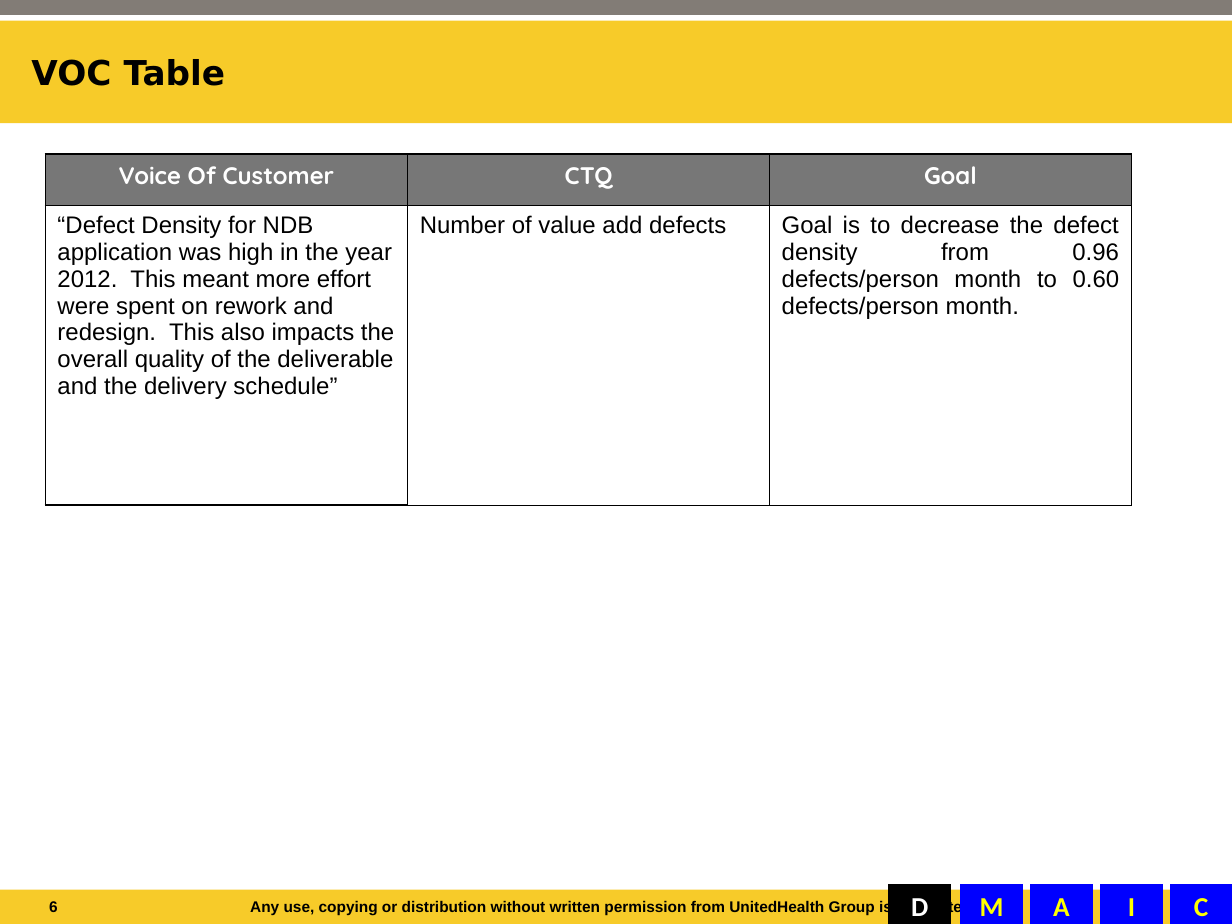
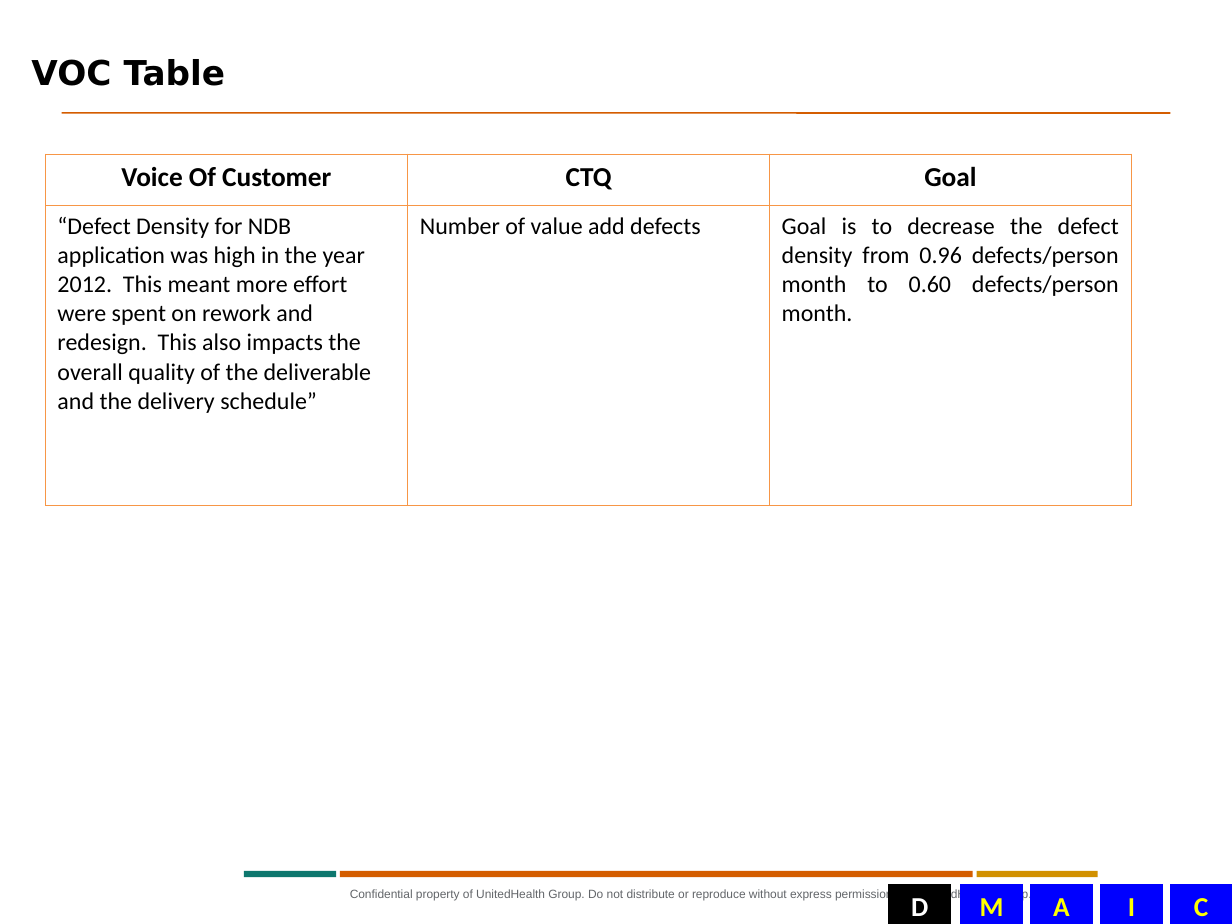
Before and after one commit to tp70227/GBDocs, a slide deck: slide 8 of Final update - DD GB.ppt (slide 6 before the commit). Drawn at 1232x924 pixels with LibreOffice and Linux fonts; fonts in the diff are those of the drawing; background and template pictures are left out. Boxes give left, top, right and bottom in pixels: in the first picture for what was removed or moved away, otherwise in the second. Text is boxed around its words. In the diff, an @@ line names an element or a change of style, - is before the commit and + after.

```diff
--- a/Final update - DD GB.ppt
+++ b/Final update - DD GB.ppt
@@ rectangle removed at (x1=0, y1=21, x2=1232, y2=123) @@
@@ rectangle removed at (x1=0, y1=0, x2=1232, y2=16) @@
@@ freeform shape added at (x1=62, y1=113, x2=1170, y2=113), outline #D45D00 0.99 pt @@
@@ table at (x1=46, y1=154, x2=1132, y2=505) @@
@@ fill #777777 to none in row 1 @@
@@ size 14 to 16 pt, font Quicksand to Calibri, text colour #FFFFFF to #000000 in "Voice Of Customer", "CTQ", "Goal" @@
@@ font Arial to Calibri @@
@@ borders changed @@
@@ rectangle removed at (x1=0, y1=890, x2=1232, y2=924) @@
@@ rectangle added at (x1=244, y1=871, x2=336, y2=877), fill #0D776E @@
@@ rectangle added at (x1=340, y1=871, x2=973, y2=877), fill #D45D00 @@
@@ text at (x1=350, y1=889, x2=1031, y2=901): text changed; size 9 to 7 pt; text colour #000000 to #63666A; bold off @@
-Any use, copying or distribution without written permission from UnitedHealth Group is prohibited.
+Confidential property of UnitedHealth Group. Do not distribute or reproduce without express permission from UnitedHealth Group.
@@ rectangle added at (x1=977, y1=871, x2=1098, y2=877), fill #D19000 @@
@@ page number removed at (x1=49, y1=901, x2=58, y2=912) @@
-6
```
Also in this commit, not shown: 11 other slides changed, 11 slides added, 1 slide removed, 4 other files.
